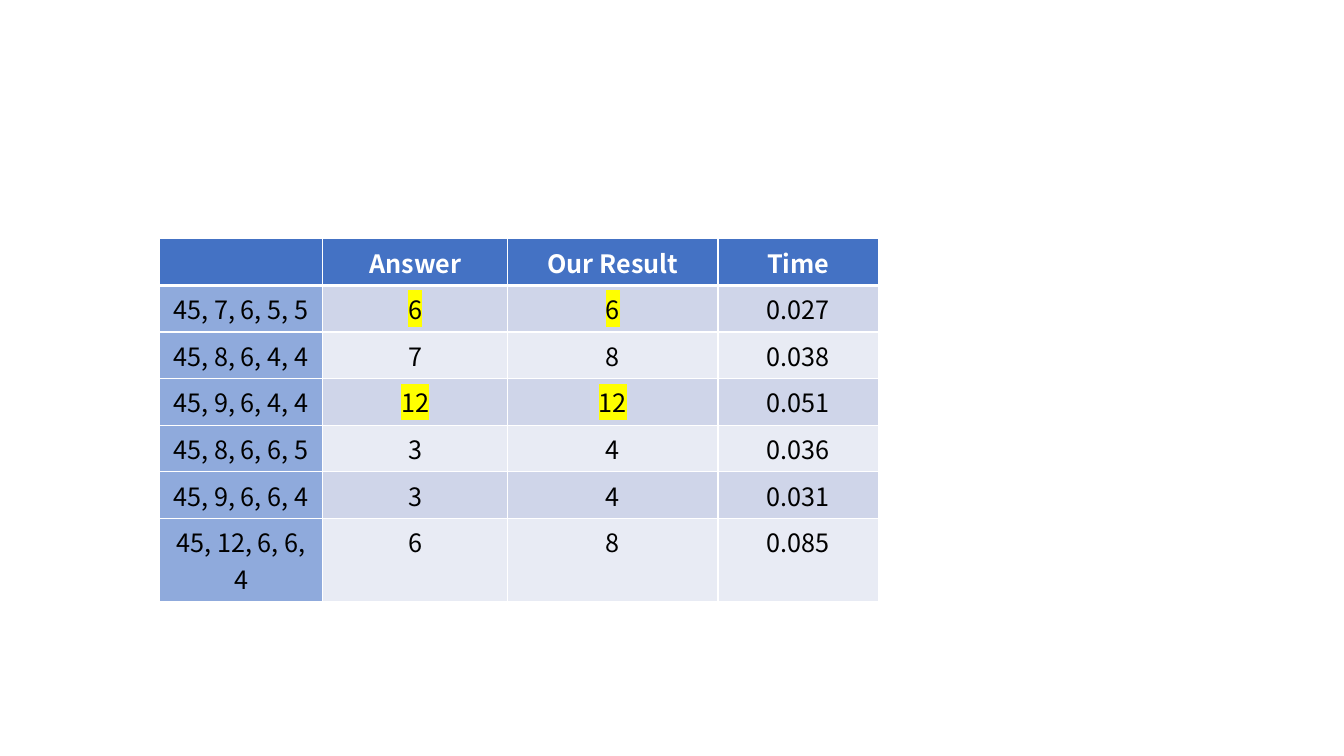
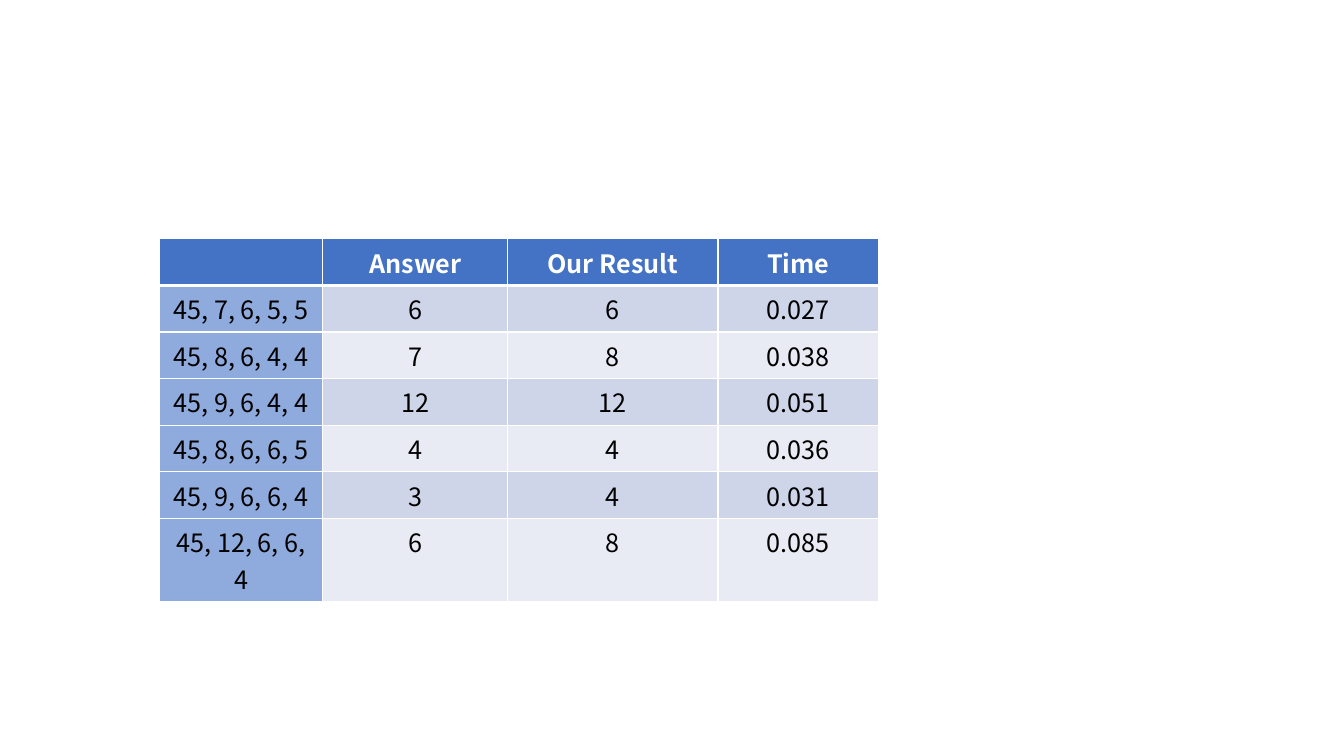
Before and after one commit to IvanMao714/Optimal_sample_selection, a slide deck: slide 10 of introduce/新建 Microsoft PowerPoint 演示文稿.pptx. Drawn at 1344x756 pixels with LibreOffice and Linux fonts; fonts in the diff are those of the drawing. Boxes give left, top, right and bottom in pixels: in the first picture for what was removed or moved away, otherwise in the second. Text is boxed around its words. In the diff, an @@ line names an element or a change of style, - is before the commit and + after.

```diff
--- a/introduce/新建 Microsoft PowerPoint 演示文稿.pptx
+++ b/introduce/新建 Microsoft PowerPoint 演示文稿.pptx
@@ table at box(159, 239, 878, 593) @@
-row 5, column 2: 3
+row 5, column 2: 4
@@ highlight #FFFF00 to none in "6", "6", "12", "12" @@
```
Also in this commit, not shown: 2 other slides changed, 16 other files.
